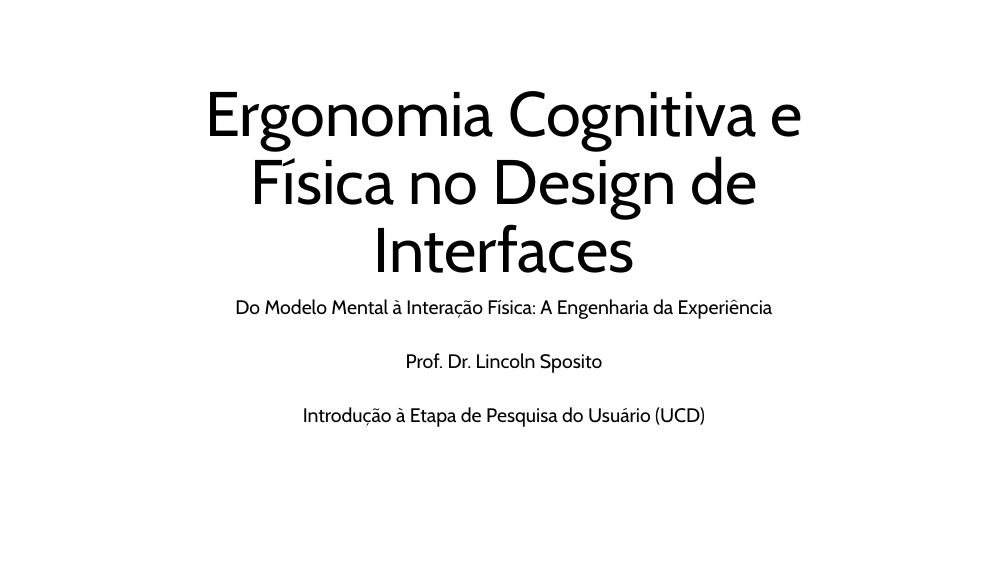
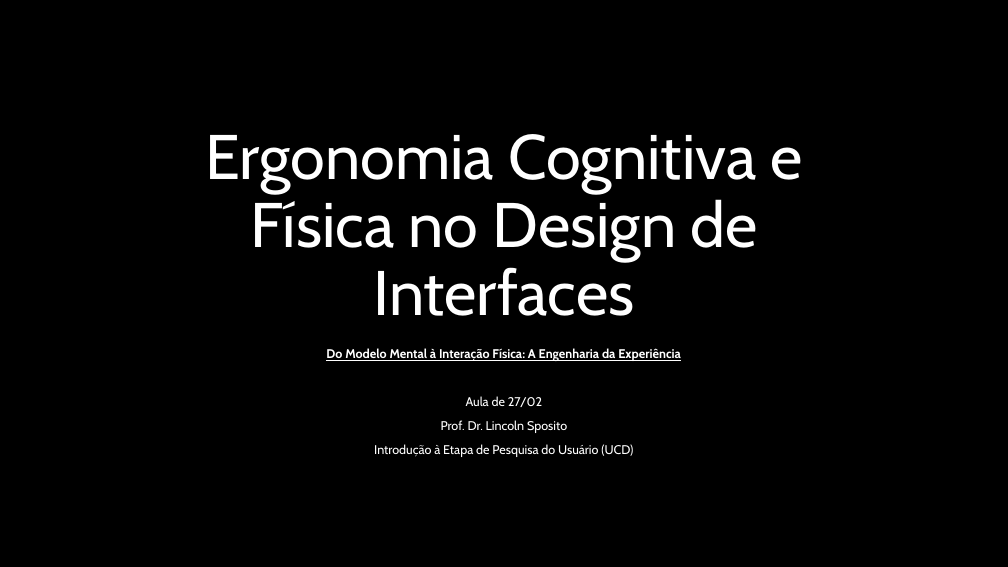
Before and after one commit to spositoL/pericia.judicial, a slide deck: slide 1 of documentos/aulas/aula-27-02-2026-expositiva-ergonomia-cognitiva-e-fisica-no-design.pptx. Drawn at 1008x567 pixels with LibreOffice and Linux fonts; fonts in the diff are those of the drawing; background and template pictures are left out. Boxes give left, top, right and bottom in pixels: in the first picture for what was removed or moved away, otherwise in the second. Text is boxed around its words. In the diff, an @@ line names an element or a change of style, - is before the commit and + after.

Commit message:
ajuste da aula

```diff
--- a/documentos/aulas/aula-27-02-2026-expositiva-ergonomia-cognitiva-e-fisica-no-design.pptx
+++ b/documentos/aulas/aula-27-02-2026-expositiva-ergonomia-cognitiva-e-fisica-no-design.pptx
@@ background #FFFFFF to picture (left out) @@
@@ title "Ergonomia Cognitiva e Física no ..." at bbox=[205, 134, 803, 316]: text colour #000000 to #FFFFFF @@
@@ subtitle "Do Modelo Mental à Interação ...": place and size @@
-subtitle "Do Modelo Mental à Interação ..." at bbox=[235, 299, 773, 427]
+subtitle "Do Modelo Mental à Interação ..." at bbox=[326, 348, 681, 457]
@@ subtitle at bbox=[326, 348, 681, 457]: size 18.6 to 12 pt, text colour #000000 to #FFFFFF; bold on, underline on in "Do Modelo Mental à Interação Física: A ..."; line spacing 0.7 to 0.9 @@
@@ subtitle at bbox=[466, 396, 542, 407]: paragraph added @@
+Aula de 27/02
```
Also in this commit, not shown: 7 other slides changed, 6 slides added, 1 slide removed, 5 other files.
